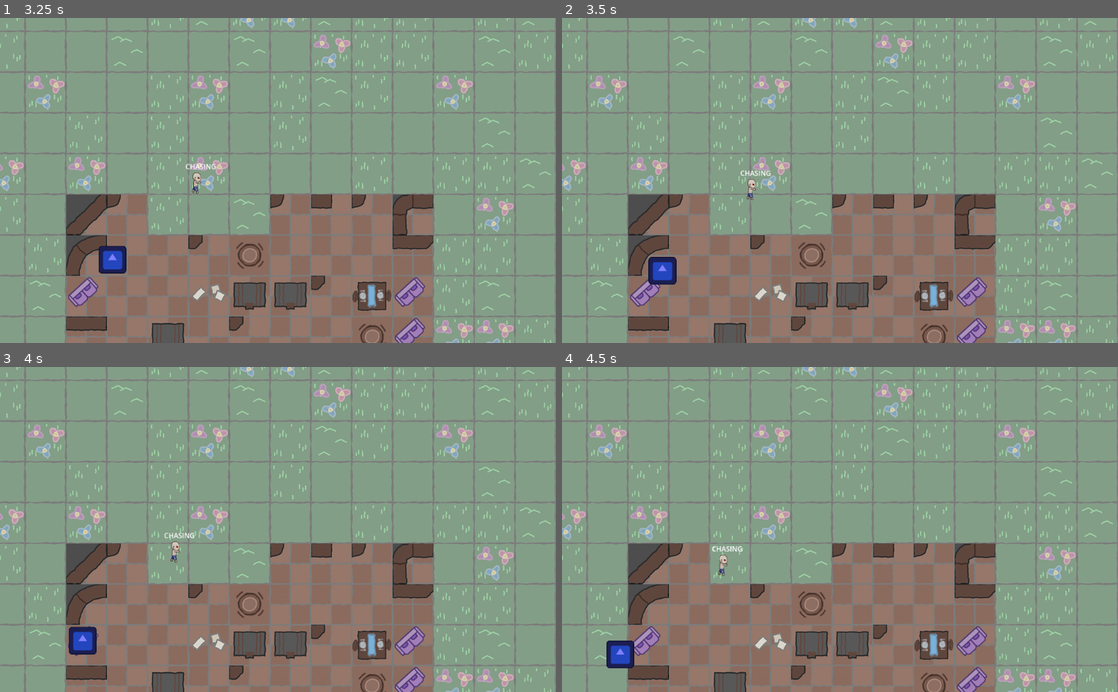
Above: before the commit, frames 1-4 (two rows, left to right).
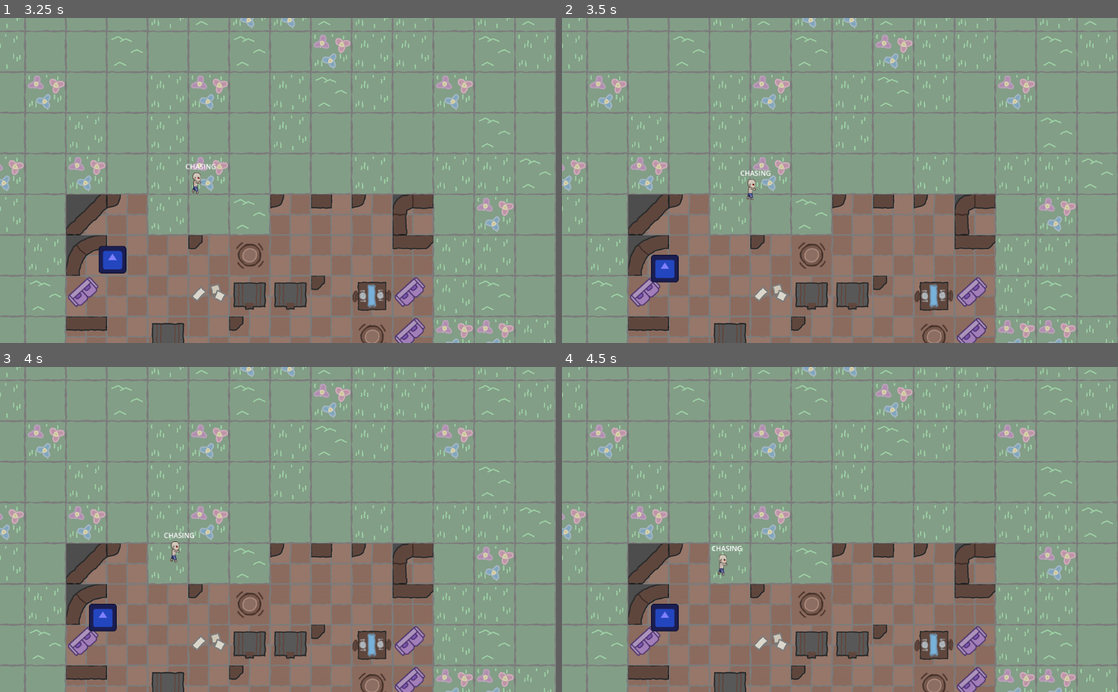
Above: after the commit, the same moments.

Repository: padraik/JamSepticEye
Game: Godot game, scene res://scenes/collision_test.tscn
Two runs of this game, one before a commit and one after it. Both use one fixed random seed, a clock stepped at 60 frames per second and the inputs below. This scene is started directly instead of the project's main scene. The engine's default icon, where the game draws it, is replaced by a stand-in: a white triangle on a blue panel in a dark square.
Inputs:
- Up to frame 1 (3.25 s): tap Enter (ui_accept) at 0.5, 0.77, 1.52, 3.02 s; hold D (move_right) 0.53-1.28 s; hold S (move_down) 1.28-2.03 s; hold D (move_right) 2.03-2.78 s; hold W (move_up) from 2.78 s (still down)
- Up to frame 2 (3.5 s): keep holding W (move_up)
- Up to frame 3 (4 s): release W (move_up) at 3.53 s; hold A (move_left) from 3.53 s (still down); tap Enter (ui_accept) at 3.77 s
- Up to frame 4 (4.5 s): keep holding A (move_left)

Frame 1 is identical in both runs. In frame 2, 0.3% of the frame differs, in the area x 15-21%, y 72-83%; in frame 3, 0.9%; in frame 4, 0.9%, in the area x 8-33%, y 54-93%.

Commit message:
Doods can't see thru wallz

Diff:
--- a/project.godot
+++ b/project.godot
@@ -24,7 +24,6 @@
 window/size/viewport_width=1024
 window/size/viewport_height=600
 window/stretch/mode="viewport"
-window/stretch/aspect="keep"
 display/window/dpi/allow_hidpi=true
 
 [input]
--- a/scenes/human.tscn
+++ b/scenes/human.tscn
@@ -12,6 +12,7 @@
 
 [node name="Human" type="CharacterBody2D"]
 collision_layer = 1
+collision_mask = 7
 script = ExtResource("1_ghijk")
 
 [node name="Sprite2D" type="Sprite2D" parent="."]
--- a/scenes/player.tscn
+++ b/scenes/player.tscn
@@ -115,6 +115,7 @@
 radius = 252.68423
 
 [node name="Player" type="CharacterBody2D"]
+collision_mask = 7
 position = Vector2(-14, -32)
 script = ExtResource("1_abcde")
 
--- a/scenes/police_officer.tscn
+++ b/scenes/police_officer.tscn
@@ -12,6 +12,7 @@
 
 [node name="PoliceOfficer" type="CharacterBody2D"]
 collision_layer = 1
+collision_mask = 7
 script = ExtResource("1_ghijk")
 
 [node name="Sprite2D" type="Sprite2D" parent="."]
--- a/scenes/zombie.tscn
+++ b/scenes/zombie.tscn
@@ -12,6 +12,7 @@
 
 [node name="Zombie" type="CharacterBody2D"]
 collision_layer = 2
+collision_mask = 7
 script = ExtResource("1_abcde")
 
 [node name="StateLabel" type="Label" parent="."]
--- a/scripts/human.gd
+++ b/scripts/human.gd
@@ -9,17 +9,16 @@
 	state = IDLE
 
 func _physics_process(delta):
+	if state == IDLE or state == WANDER:
+		_scan_for_targets()
+
 	if state == FLEEING:
 		if is_instance_valid(flee_target):
 			var direction = flee_target.position.direction_to(position)
 			velocity = direction * speed * 1.5 # Flee faster than wandering
 			move_and_slide()
 
-			var zombie_detection_area = flee_target.get_node("DetectionArea")
-			if self in zombie_detection_area.get_overlapping_bodies():
-				if not $FleeCooldownTimer.is_stopped():
-					$FleeCooldownTimer.stop()
-			else:
+			if not flee_target in $DetectionArea.get_overlapping_bodies():
 				if $FleeCooldownTimer.is_stopped():
 					$FleeCooldownTimer.start()
 		else:
@@ -29,14 +28,16 @@
 	else:
 		super(delta)
 
-func _on_detection_area_body_entered(body):
-	if body.is_in_group("zombies"):
-		if body.is_down():
-			return
-		if not is_instance_valid(flee_target): # Only acquire a new target if not already fleeing
-			state = FLEEING
-			flee_target = body
-			$WanderTimer.stop()
+func _scan_for_targets():
+	var bodies = $DetectionArea.get_overlapping_bodies()
+	for body in bodies:
+		if body.is_in_group("zombies"):
+			if has_line_of_sight(body):
+				if not is_instance_valid(flee_target):
+					state = FLEEING
+					flee_target = body
+					$WanderTimer.stop()
+					return
 
 func _on_flee_cooldown_timer_timeout():
 	state = IDLE
--- a/scripts/person.gd
+++ b/scripts/person.gd
@@ -60,3 +60,10 @@
 
 func _on_conversion_timer_timeout():
 	emit_signal("conversion_complete", self)
+
+func has_line_of_sight(target):
+	var space_state = get_world_2d().direct_space_state
+	var query = PhysicsRayQueryParameters2D.create(global_position, target.global_position, 4) # 4 is the mask for layer 3, "walls"
+	query.exclude = [self]
+	var result = space_state.intersect_ray(query)
+	return result.is_empty()
--- a/scripts/player.gd
+++ b/scripts/player.gd
@@ -52,10 +52,6 @@
 	elif direction.x > 0:
 		animated_sprite.flip_h = false
 
-	# Debug: Print current animation state every few frames
-	if Engine.get_process_frames() % 60 == 0:  # Print every 60 frames (about once per second)
-		print("Current animation: ", animated_sprite.animation, " is_stabbing: ", is_stabbing)
-
 func _attempt_conversion():
 	var bodies = conversion_area.get_overlapping_bodies()
 	var closest_body = null
--- a/scripts/police_officer.gd
+++ b/scripts/police_officer.gd
@@ -12,6 +12,9 @@
 	state = IDLE
 
 func _physics_process(delta):
+	if state == IDLE or state == WANDER:
+		_scan_for_targets()
+
 	if state == KILL:
 		velocity = Vector2.ZERO
 		move_and_slide()
@@ -30,6 +33,9 @@
 		super(delta)
 
 func _fire_projectile():
+	if not has_line_of_sight(kill_target):
+		return # Lost line of sight, can't fire
+
 	can_fire = false
 	SoundManager.emit_sound(position, 1200.0)
 	var projectile = PROJECTILE_SCENE.instantiate()
@@ -38,14 +44,18 @@
 	get_parent().add_child(projectile)
 	$FireRateTimer.start()
 
-func _on_detection_area_body_entered(body):
-	if body.is_in_group("zombies"):
-		if body.is_down():
-			return
-		if not is_instance_valid(kill_target):
-			state = KILL
-			kill_target = body
-			$WanderTimer.stop()
+func _scan_for_targets():
+	var bodies = $DetectionArea.get_overlapping_bodies()
+	for body in bodies:
+		if body.is_in_group("zombies"):
+			if has_line_of_sight(body):
+				if not is_instance_valid(kill_target):
+					if body.is_down():
+						return
+					state = KILL
+					kill_target = body
+					$WanderTimer.stop()
+					return
 
 func _on_detection_area_body_exited(body):
 	if body == kill_target:
--- a/scripts/zombie.gd
+++ b/scripts/zombie.gd
@@ -26,9 +26,11 @@
 	target_position = position
 	_start_idle_timer()
 	SoundManager.sound_emitted.connect(_on_sound_emitted)
-	animator.update_animation(state)
 
 func _physics_process(_delta):
+	if state == State.IDLE or state == State.SEARCHING:
+		_scan_for_targets()
+
 	match state:
 		State.IDLE:
 			velocity = Vector2.ZERO
@@ -39,7 +41,7 @@
 				velocity = direction * speed
 				move_and_slide()
 			else:
-				state = State.IDLE
+				self.state = State.IDLE
 				_start_idle_timer()
 		State.CHASING:
 			if is_instance_valid(chase_target):
@@ -52,7 +54,7 @@
 					if collision.get_collider().is_in_group("humans"):
 						collision.get_collider().infect()
 			else:
-				state = State.IDLE
+				self.state = State.IDLE
 				chase_target = null
 				_start_idle_timer()
 		State.DOWN:
@@ -73,28 +75,19 @@
 
 func _on_wander_timer_timeout():
 	if state == State.IDLE:
-		state = State.SEARCHING
+		self.state = State.SEARCHING
 		_pick_new_wander_destination()
-
-func _on_detection_area_body_entered(body):
-	if state == State.DOWN:
-		return
-	if body.is_in_group("humans"):
-		if chase_target == null:
-			state = State.CHASING
-			chase_target = body
-			$WanderTimer.stop()
 
 func _on_detection_area_body_exited(body):
 	if state == State.DOWN:
 		return
 	if body == chase_target:
-		state = State.IDLE
+		self.state = State.IDLE
 		chase_target = null
 		_start_idle_timer()
 
 func go_down():
-	state = State.DOWN
+	self.state = State.DOWN
 	$CollisionShape2D.disabled = true
 	$DetectionArea/CollisionShape2D.disabled = true
 	$WanderTimer.stop()
@@ -107,5 +100,23 @@
 		return
 	if state == State.IDLE or state == State.SEARCHING:
 		if position.distance_to(sound_position) <= sound_radius:
-			state = State.SEARCHING
+			self.state = State.SEARCHING
 			target_position = sound_position
+
+func _scan_for_targets():
+	var bodies = $DetectionArea.get_overlapping_bodies()
+	for body in bodies:
+		if body.is_in_group("humans") or body.is_in_group("police"):
+			if has_line_of_sight(body):
+				if not is_instance_valid(chase_target):
+					self.state = State.CHASING
+					chase_target = body
+					$WanderTimer.stop()
+					return
+
+func has_line_of_sight(target):
+	var space_state = get_world_2d().direct_space_state
+	var query = PhysicsRayQueryParameters2D.create(global_position, target.global_position, 4) # 4 is the mask for layer 3, "walls"
+	query.exclude = [self]
+	var result = space_state.intersect_ray(query)
+	return result.is_empty()
--- a/scripts/zombie_animator.gd
+++ b/scripts/zombie_animator.gd
@@ -15,6 +15,7 @@
 		2: chase_sprite, # CHASING
 		3: down_sprite # DOWN
 	}
+	update_animation(0) # Set initial state to IDLE
 
 func update_animation(state):
 	for s in sprites.values():
